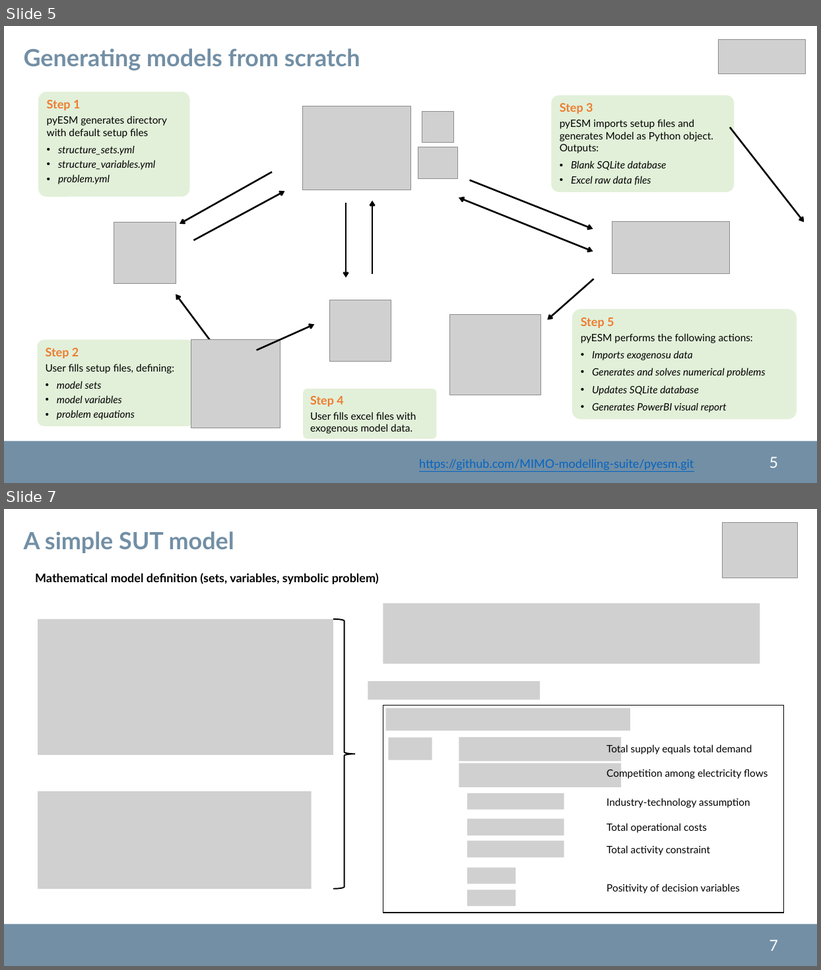
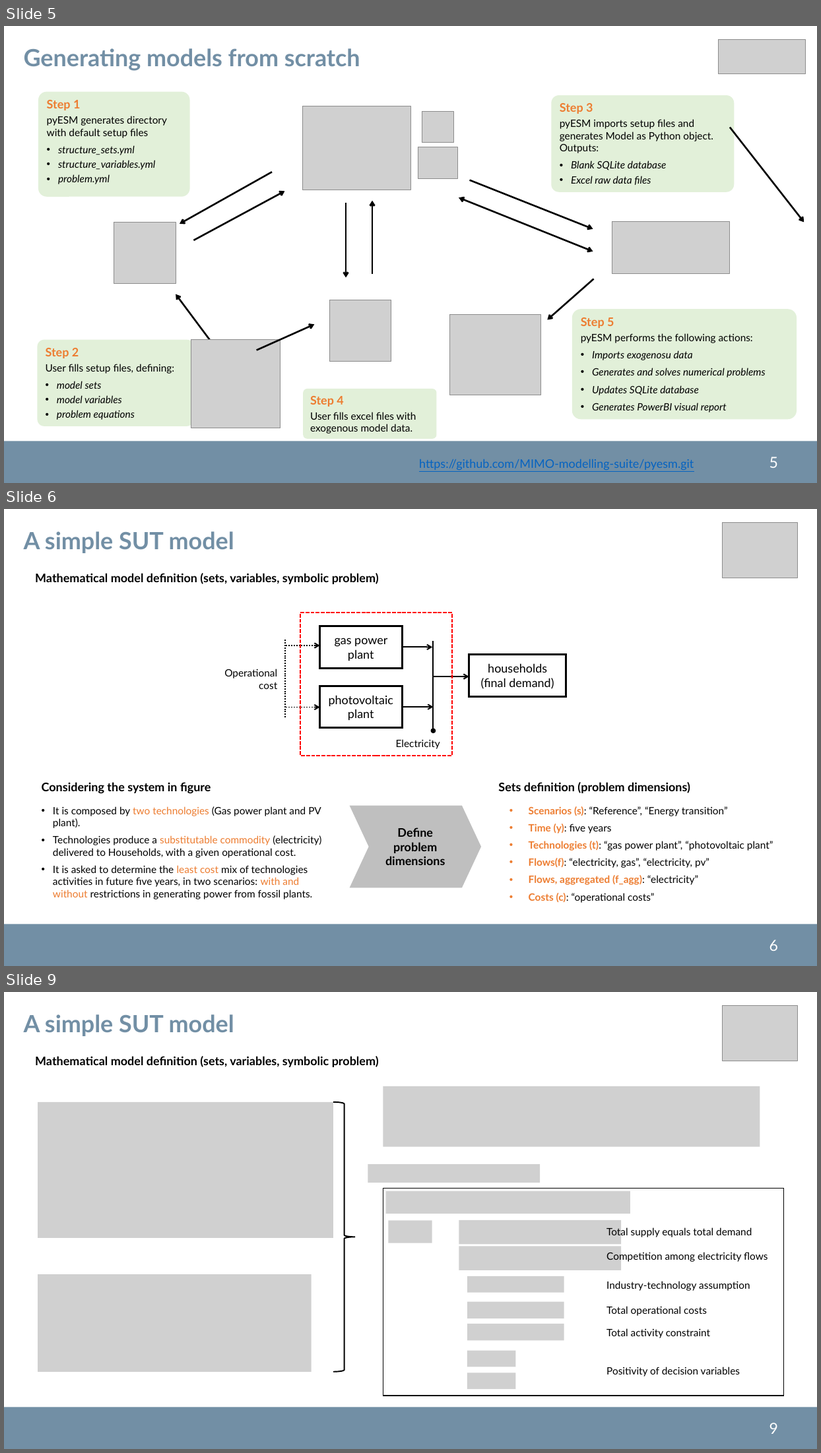
Before and after one commit to pyESM-project/pyesm, a slide deck: doc/pyesm.pptx. Shown one above the other, each under a label of ours: slides 5 and 7 before the commit, slides 5, 6 and 9 after it; the slides between them are not shown. The pictures are 821x970 and 821x1453 pixels, drawn with LibreOffice and Linux fonts; fonts in the diff are those of the drawing; grey boxes stand for pictures; background and template pictures are left out. Boxes give left, top, right and bottom in pixels: in the first picture for what was removed or moved away, otherwise in the second. Text is boxed around its words. In the diff, an @@ line names an element or a change of style, - is before the commit and + after.

Commit message:
Adding special identity matrix to constants (for rcot problems). Adding this constant implies adding some additional methods in database, variables and util_constants modules. Generating the constant_generation directory in tests_integration. Improving pptx presenation of the package.

```diff
--- a/doc/pyesm.pptx
+++ b/doc/pyesm.pptx
@@ slide 6 added at (4, 509, 817, 966), background #FFFFFF; not listed: 2 template elements that a slide beside it also shows @@
@@ picture added at (723, 522, 797, 578) @@
@@ text added at (24, 531, 234, 553), 28 pt, text #728FA5, bold @@
+A simple SUT model
@@ text added at (35, 573, 379, 584), 14 pt, text #000000, bold @@
+  Mathematical model definition (sets, variables, symbolic problem)
@@ rectangle added at (300, 613, 452, 755), outline #FF0000 1.5 pt dashed @@
@@ rectangle added at (320, 626, 403, 668), outline #000000 2.25 pt, 14 pt, text #000000 @@
+gas power plant
@@ line added from (285, 718) to (285, 639), #000000 1.5 pt dashed @@
@@ arrow added from (286, 646) to (320, 646), #000000 1.5 pt dashed @@
@@ arrow added from (434, 642) to (434, 731), #000000 1.5 pt @@
@@ arrow added from (403, 648) to (433, 648), #000000 1.5 pt @@
@@ rectangle added at (469, 655, 566, 697), outline #000000 2.25 pt, 14 pt, text #000000 @@
+households (final demand)
@@ text added at (224, 669, 277, 689), 12 pt, text #000000 @@
+Operational cost
@@ rectangle added at (320, 686, 403, 728), outline #000000 2.25 pt, 14 pt, text #000000 @@
+photovoltaic plant
@@ arrow added from (434, 677) to (469, 677), #000000 1.5 pt @@
@@ arrow added from (286, 707) to (320, 707), #000000 1.5 pt dashed @@
@@ arrow added from (403, 707) to (434, 707), #000000 1.5 pt @@
@@ text added at (396, 739, 440, 749), 12 pt, text #000000 @@
+Electricity
@@ text added at (42, 782, 321, 900), 12 pt, text #000000 @@
+  Considering the system in figure
+  • It is composed by two technologies (Gas power plant and PV plant).
+  • Technologies produce a substitutable commodity (electricity) delivered to Households, with a given operational cost.
+  • It is asked to determine the least cost mix of technologies activities in future five years, in two scenarios: with and without restrictions in generating power from fossil plants.
@@ text added at (498, 782, 774, 903), 12 pt, text #000000 @@
+Sets definition (problem dimensions)
+  • Scenarios (s): “Reference”, “Energy transition”
+  • Time (y): five years
+  • Technologies (t): “gas power plant”, “photovoltaic plant”
+  • Flows(f): “electricity, gas”, “electricity, pv”
+  • Flows, aggregated (f_agg): “electricity”
+  • Costs (c): “operational costs”
@@ chevron added at (350, 806, 482, 889), fill #BFBFBF, 14 pt, text #000000, bold @@
+Define problem dimensions
@@ what was slide 7 is now slide 9 @@
@@ page number at (770, 1423, 778, 1434): text changed @@
-7
+9
```
Also in this commit, not shown: 3 slides changed, 1 other slide added, 12 other files.
